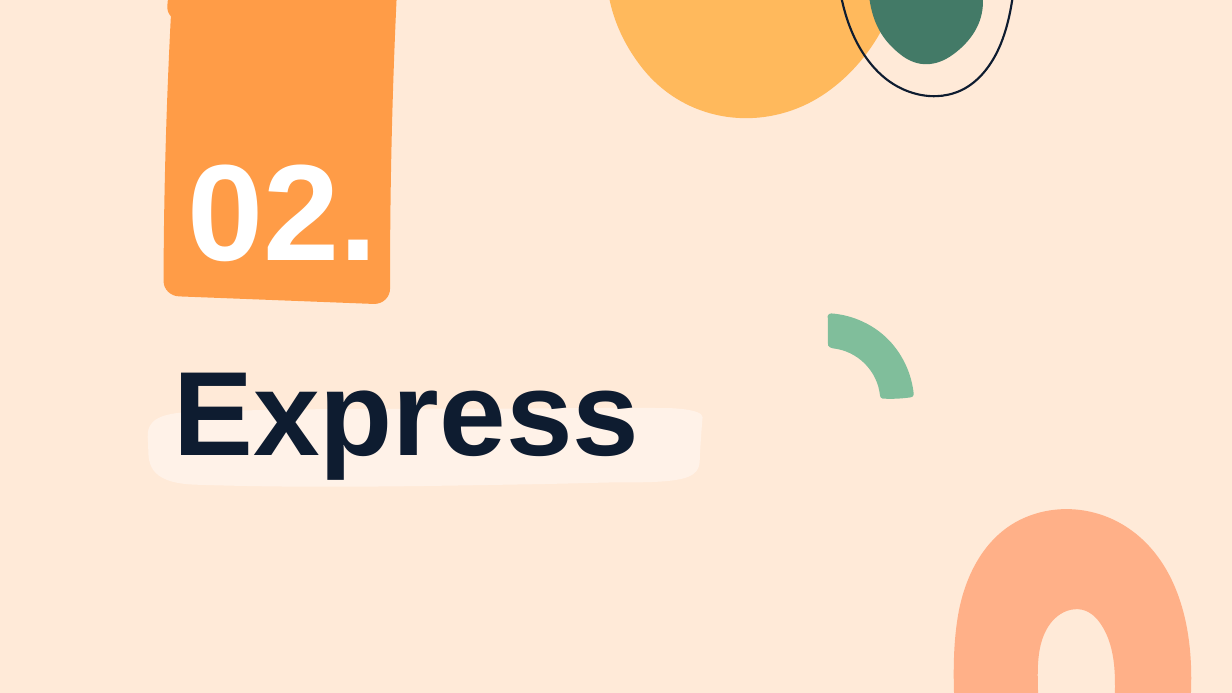
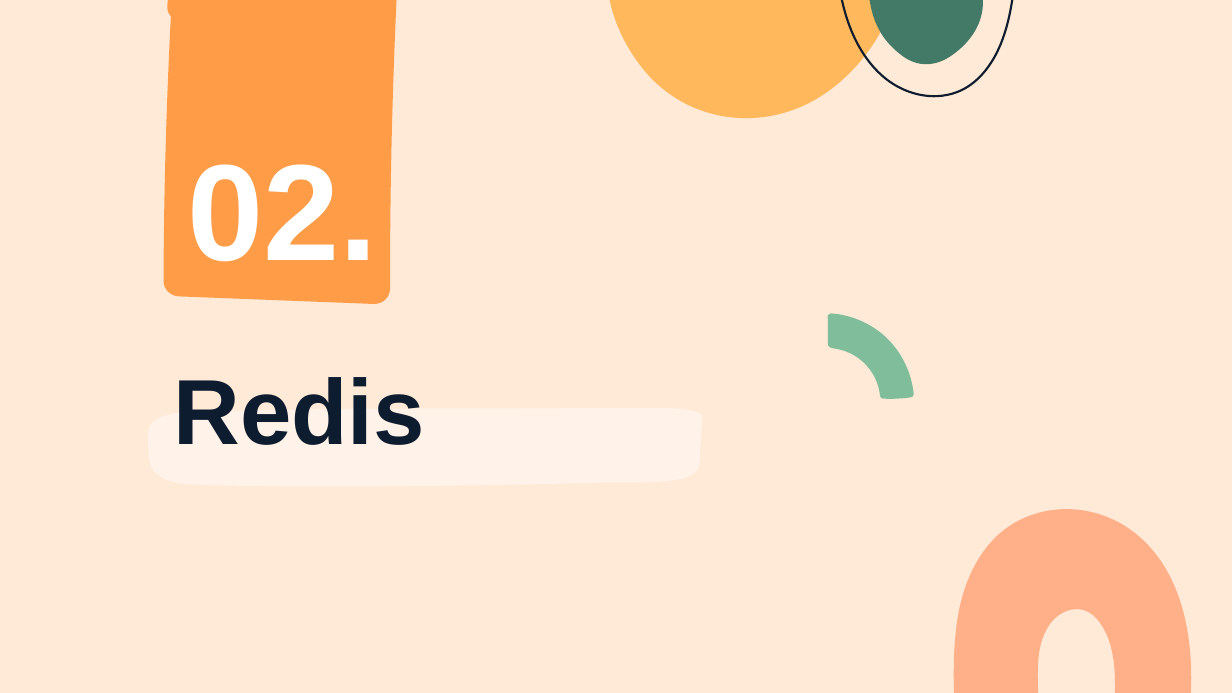
Before and after one commit to ariniffana3/Tickitz_Back, a slide deck: slide 4 of ppt task 4.pptx (slide 5 before the commit). Drawn at 1232x693 pixels with LibreOffice and Linux fonts; fonts in the diff are those of the drawing. Boxes give left, top, right and bottom in pixels: in the first picture for what was removed or moved away, otherwise in the second. Text is boxed around its words. In the diff, an @@ line names an element or a change of style, - is before the commit and + after.

Commit message:
adding authorization, authentication, redis, upload image, ect

```diff
--- a/ppt task 4.pptx
+++ b/ppt task 4.pptx
@@ title at <box>173,377,424,445</box>: text changed; size 70 to 54 pt @@
-Express
+Redis
```
Also in this commit, not shown: 8 other slides changed, 1 slide removed, 28 other files.
